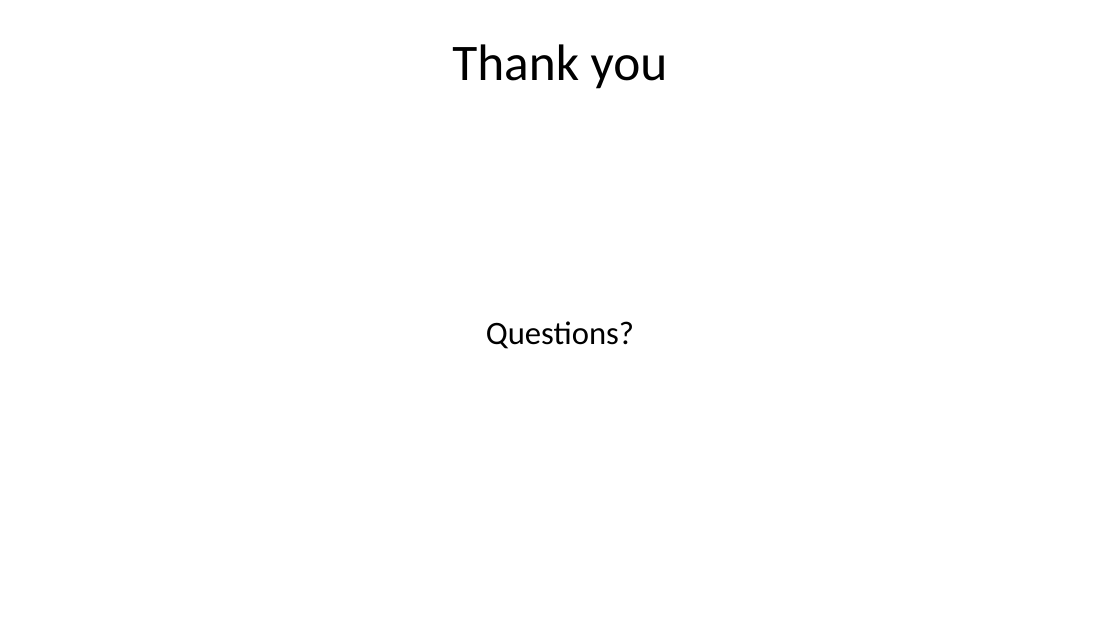
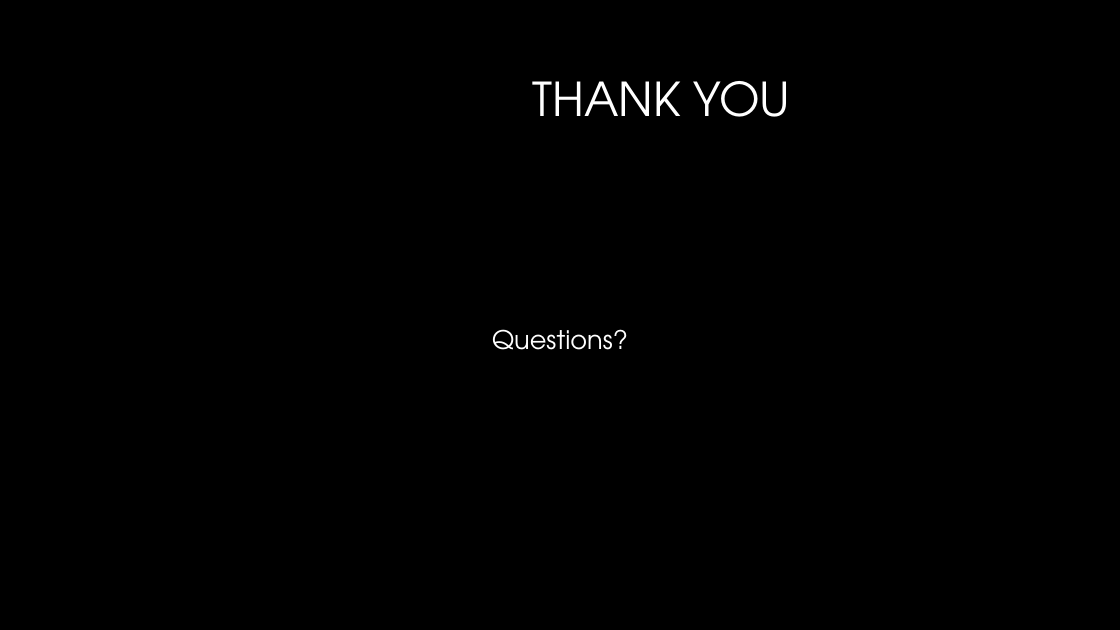
Before and after one commit to WCW789/Project1, a slide deck: slide 14 of Group_5_Presentation.pptx. Drawn at 1120x630 pixels with LibreOffice and Linux fonts; fonts in the diff are those of the drawing; background and template pictures are left out. Boxes give left, top, right and bottom in pixels: in the first picture for what was removed or moved away, otherwise in the second. Text is boxed around its words. In the diff, an @@ line names an element or a change of style, - is before the commit and + after.

```diff
--- a/Group_5_Presentation.pptx
+++ b/Group_5_Presentation.pptx
@@ background #FFFFFF to #000000 @@
@@ title at box(533, 81, 791, 117): text changed; size 44 to 40 pt; font Calibri to TeX Gyre Adventor; text colour #000000 to #FFFFFF @@
-Thank you
+THANK YOU
@@ text "Questions?": place and size @@
-text "Questions?" at box(486, 321, 634, 349)
+text "Questions?" at box(492, 329, 628, 350)
@@ text "Questions?" at box(492, 329, 628, 350): size 28 to 22 pt, font Calibri to TeX Gyre Adventor, text colour #000000 to #FFFFFF @@
```
Also in this commit, not shown: 11 other slides changed, 2 slides added, 2 slides removed.
